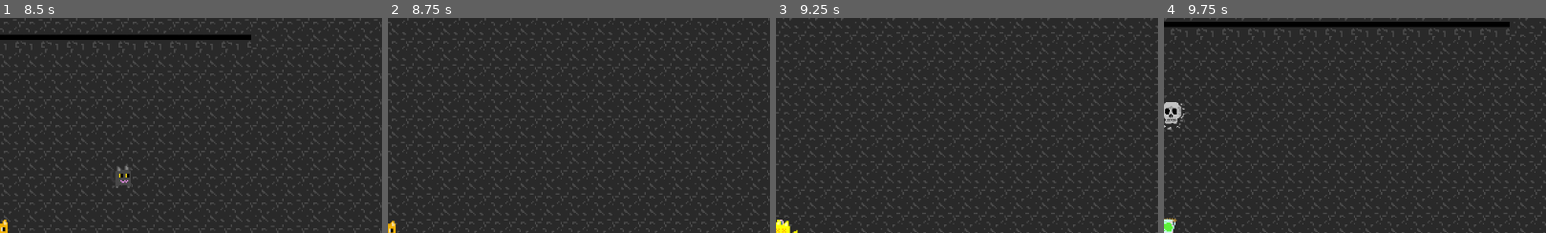
Above: before the commit, frames 1-4 (left to right).
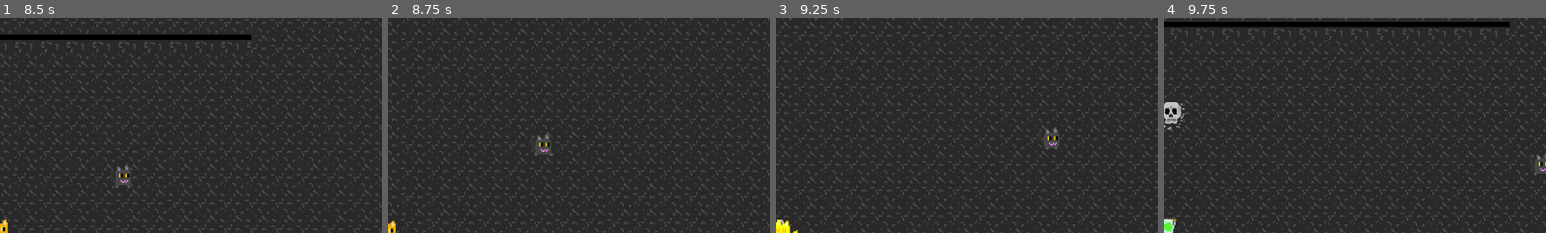
Above: after the commit, the same moments.

Repository: InvertedCarrot/PIXEL-JAM-2025
Game: Godot game, scene res://scenes/levels/dungeons/dungeon0.tscn
Two runs of this game, one before a commit and one after it. Both use one fixed random seed, a clock stepped at 60 frames per second and the inputs below. This scene is started directly instead of the project's main scene.
Inputs (mouse positions are % of the whole screen's width and height, from its top left):
- Up to frame 1 (8.5 s): tap Enter (ui_accept) at 0.5, 0.77, 1.52, 2.75, 3.02, 3.77, 4.25, 4.52, 5.75, 6.02, 6.77, 7.25, 7.52 s; move the mouse to (72, 45) at 0.52 s; hold Right (right) 0.53-1.28 s; tap Space (attack) every 2.25 s from 0.6 to 7.35 s; click (72, 45) at 0.67 s; move the mouse to (30, 55) at 1.27 s; hold Down (down) 1.28-2.03 s; tap V (harvest) every 2.25 s from 1.35 to 8.1 s; move the mouse to (60, 28) at 2.02 s; hold Right (right) 2.03-2.78 s; tap C (swap_souls) at 2.1, 4.35, 6.6 s; move the mouse to (45, 70) at 2.77 s; hold Up (up) 2.78-3.53 s; click (45, 70) at 2.92 s; move the mouse to (80, 65) at 3.52 s; hold Left (left) 3.53-5.03 s; move the mouse to (20, 35) at 4.27 s; move the mouse to (55, 50) at 5.02 s; hold Down (down) 5.03-5.78 s; click (55, 50) at 5.17 s; move the mouse to (35, 25) at 5.77 s; hold Right (right) 5.78-6.53 s; move the mouse to (72, 45) at 6.52 s; hold Up (up) 6.53-7.28 s; move the mouse to (30, 55) at 7.27 s; hold Right (right) 7.28-8.03 s; click (30, 55) at 7.42 s; move the mouse to (60, 28) at 8.02 s; hold Down (down) from 8.03 s (still down)
- Up to frame 2 (8.75 s): keep holding Down (down)
- Up to frame 3 (9.25 s): move the mouse to (45, 70) at 8.77 s; release Down (down) at 8.78 s; hold Left (left) from 8.78 s (still down); tap C (swap_souls) at 8.85 s; tap Enter (ui_accept) at 9.02 s
- Up to frame 4 (9.75 s): move the mouse to (80, 65) at 9.52 s; release Left (left) at 9.53 s; hold Up (up) from 9.53 s (still down); tap Space (attack) at 9.6 s; click (80, 65) at 9.67 s
The pictures show only the part of the screen within x 50-100%, y 0-50%; the shares and areas given below are measured in that part.

Frame 1 is identical in both runs. In frame 2, 0.3% of the frame differs, in the area x 38-43%, y 54-64%; in frame 3, 0.3%; in frame 4, 0.2%.

Commit message:
scene transition

Diff:
--- a/globals/globals.gd
+++ b/globals/globals.gd
@@ -170,16 +170,22 @@
 
 var dialogue_scene: String = ""
 
+var dialogue_index: int = 0
+
+var dialogues_in_order = ["intro"]
+
 const DIALOGUE_BOX_SCENE = preload("res://scenes/UI/dialogue/dialogue_box.tscn")
 
 var CUTSCENES_GDSCRIPT = load("res://scenes/UI/dialogue/dialogue_logs.gd")
 
+# Dialogue states
 enum{
 	NOT_STARTED,
 	IN_PROGRESS,
 	DONE
 }
 
+# This is to ensure specific actions happen during states of dialogues
 var dialogue_stages = {
 	"intro": NOT_STARTED
 }
--- a/scenes/UI/dialogue/dialogue.gd
+++ b/scenes/UI/dialogue/dialogue.gd
@@ -61,12 +61,14 @@
 	Globals.dialogue_active = false
 	Globals.dialogue_stages[Globals.dialogue_scene] = Globals.DONE
 	Globals.dialogue_scene = ""
+	Globals.dialogue_index += 1
 
 func __on_dialogue_canceled() -> void:
 	print("Dialogue Canceled!")
 	Globals.dialogue_active = false
 	Globals.dialogue_stages[Globals.dialogue_scene] = Globals.DONE
 	Globals.dialogue_scene = ""
+	Globals.dialogue_index += 1
 
 func __on_animation_started(p_animation_name : StringName) -> void:
 	print("Animation started:", p_animation_name)
--- a/scenes/entities/cat/cat.tscn
+++ b/scenes/entities/cat/cat.tscn
@@ -10,6 +10,12 @@
 size = Vector2(34, 27)
 
 [sub_resource type="RectangleShape2D" id="RectangleShape2D_cx7kx"]
+size = Vector2(38, 44)
+
+[sub_resource type="RectangleShape2D" id="RectangleShape2D_5t8io"]
+size = Vector2(38, 44)
+
+[sub_resource type="RectangleShape2D" id="RectangleShape2D_gp4i8"]
 size = Vector2(38, 44)
 
 [sub_resource type="Animation" id="Animation_55i5c"]
@@ -260,18 +266,26 @@
 position = Vector2(0, -1)
 shape = SubResource("RectangleShape2D_cx7kx")
 
-[node name="AnimationPlayer" parent="." index="3"]
+[node name="CollisionShape2D" parent="TransitionArea" index="0"]
+position = Vector2(0, -1)
+shape = SubResource("RectangleShape2D_5t8io")
+
+[node name="CollisionShape2D" parent="CutsceneArea" index="0"]
+position = Vector2(0, -1)
+shape = SubResource("RectangleShape2D_gp4i8")
+
+[node name="AnimationPlayer" parent="." index="5"]
 libraries = {
 "": SubResource("AnimationLibrary_vxowr")
 }
 
-[node name="AnimationTree" parent="." index="4"]
+[node name="AnimationTree" parent="." index="6"]
 tree_root = ExtResource("4_3a0qp")
 parameters/Dead/blend_position = Vector2(0, 0)
 parameters/Idle/blend_position = Vector2(-0.009462, -0.799472)
 parameters/Run/blend_position = Vector2(0, 0)
 
-[node name="EntityAnimation" parent="." index="5"]
+[node name="EntityAnimation" parent="." index="7"]
 script = ExtResource("4_isrl0")
 
 [node name="Zone0" parent="DetectZones" index="0"]
--- a/scenes/entities/entity.gd
+++ b/scenes/entities/entity.gd
@@ -395,3 +395,14 @@
 		direction = -dir_to_player # flip direction
 		flee_timer.start()
 	raw_velocity = direction * speed * speed_scale
+
+
+func _on_transition_area_area_entered(area: Area2D) -> void:
+	if (is_player):
+		Globals.current_dungeon+=1
+		Transition.change_scene("res://scenes/levels/dungeons/dungeon" + str(Globals.current_dungeon) +".tscn")
+
+
+func _on_cutscene_area_area_entered(area: Area2D) -> void:
+	if (is_player):
+		print("Cutscene start")
--- a/scenes/entities/entity.tscn
+++ b/scenes/entities/entity.tscn
@@ -40,6 +40,10 @@
 [node name="TransitionArea" type="Area2D" parent="."]
 
 [node name="CollisionShape2D" type="CollisionShape2D" parent="TransitionArea"]
+
+[node name="CutsceneArea" type="Area2D" parent="."]
+
+[node name="CollisionShape2D" type="CollisionShape2D" parent="CutsceneArea"]
 
 [node name="AnimationPlayer" type="AnimationPlayer" parent="."]
 
@@ -118,5 +122,7 @@
 
 [connection signal="area_entered" from="Hurtbox" to="." method="_on_hurtbox_area_entered"]
 [connection signal="area_exited" from="Hurtbox" to="." method="_on_hurtbox_area_exited"]
+[connection signal="area_entered" from="TransitionArea" to="." method="_on_transition_area_area_entered"]
+[connection signal="area_entered" from="CutsceneArea" to="." method="_on_cutscene_area_area_entered"]
 [connection signal="area_entered" from="DeadEntitiesRange" to="." method="_on_dead_entities_range_area_entered"]
 [connection signal="area_exited" from="DeadEntitiesRange" to="." method="_on_dead_entities_range_area_exited"]
--- a/scenes/entities/npc_cat/npc_cat.gd
+++ b/scenes/entities/npc_cat/npc_cat.gd
@@ -12,7 +12,7 @@
 	if Globals.check_dialogue_state("intro", 0, Globals.DONE):
 		direction = Vector2(1,0)
 		raw_velocity = direction * speed * 1.5
-		if (position.x >= 600):
+		if (position.x >= 1200):
 			queue_free()
 
 
--- a/scenes/levels/abstract_dungeon.tscn
+++ b/scenes/levels/abstract_dungeon.tscn
@@ -69,13 +69,9 @@
 
 [node name="Decorations" type="Node2D" parent="."]
 
-[node name="TransitionArea" type="Area2D" parent="."]
+[node name="TransitionAreas" type="Node2D" parent="."]
 
-[node name="CollisionShape2D" type="CollisionShape2D" parent="TransitionArea"]
-
-[node name="CutsceneArea" type="Area2D" parent="."]
-
-[node name="CollisionShape2D" type="CollisionShape2D" parent="CutsceneArea"]
+[node name="CutsceneAreas" type="Node2D" parent="."]
 
 [connection signal="child_entered_tree" from="Player" to="UI" method="_on_player_child_entered_tree"]
 [connection signal="child_entered_tree" from="Enemies" to="UI" method="_on_enemies_child_entered_tree"]
--- /dev/null
+++ b/scenes/levels/areas/cutscene_area.tscn
@@ -0,0 +1,4 @@
+[gd_scene format=3 uid="uid://bvbowx3i22ei2"]
+
+[node name="CutsceneArea" type="Area2D"]
+collision_layer = 128
--- /dev/null
+++ b/scenes/levels/areas/transition_area.tscn
@@ -0,0 +1,4 @@
+[gd_scene format=3 uid="uid://t04n6ng22pl4"]
+
+[node name="TransitionArea" type="Area2D"]
+collision_layer = 64
--- a/scenes/levels/dungeons/dungeon0.tscn
+++ b/scenes/levels/dungeons/dungeon0.tscn
@@ -1,11 +1,12 @@
-[gd_scene load_steps=5 format=3 uid="uid://bd1cbg6g1gbro"]
+[gd_scene load_steps=6 format=3 uid="uid://bd1cbg6g1gbro"]
 
 [ext_resource type="PackedScene" uid="uid://c5djsy4nr40ou" path="res://scenes/levels/abstract_dungeon.tscn" id="1_d6ixh"]
 [ext_resource type="PackedScene" uid="uid://b3vlnynryyloy" path="res://scenes/levels/rooms/room0.tscn" id="2_jvcp0"]
 [ext_resource type="Texture2D" uid="uid://dcw0m0wqthfkv" path="res://assets/skull.png" id="3_m7k3x"]
+[ext_resource type="PackedScene" uid="uid://t04n6ng22pl4" path="res://scenes/levels/areas/transition_area.tscn" id="4_o8ab2"]
 
-[sub_resource type="RectangleShape2D" id="RectangleShape2D_wrhk3"]
-size = Vector2(142.5, 706.5)
+[sub_resource type="RectangleShape2D" id="RectangleShape2D_251lp"]
+size = Vector2(97, 710)
 
 [node name="Dungeon0" instance=ExtResource("1_d6ixh")]
 spawn_npc = true
@@ -18,11 +19,8 @@
 scale = Vector2(0.6, 0.6)
 texture = ExtResource("3_m7k3x")
 
-[node name="TransitionArea" parent="." index="8"]
-collision_mask = 3
+[node name="TransitionArea" parent="TransitionAreas" index="0" instance=ExtResource("4_o8ab2")]
 
-[node name="CollisionShape2D" parent="TransitionArea" index="0"]
-position = Vector2(972.75, 29.75)
-shape = SubResource("RectangleShape2D_wrhk3")
-
-[connection signal="body_entered" from="TransitionArea" to="." method="_on_transition_area_body_entered"]
+[node name="CollisionShape2D" type="CollisionShape2D" parent="TransitionAreas/TransitionArea" index="0"]
+position = Vector2(941.5, 30)
+shape = SubResource("RectangleShape2D_251lp")
--- a/scenes/levels/set_dungeon.gd
+++ b/scenes/levels/set_dungeon.gd
@@ -194,9 +194,3 @@
 	if target.health > 0:
 		added_entity.health = target.health
 		Globals.player_health = target.health
-
-
-func _on_transition_area_body_entered(body: Node2D) -> void:
-	print("Happened")
-	Globals.current_dungeon+=1
-	Transition.change_scene("res://scenes/levels/dungeons/dungeon" + str(Globals.current_dungeon) +".tscn")
Not shown: 1 places in scenes/UI.tscn that only renumber resources
Not shown: 2 places in scenes/entities/cat/cat.tscn that only renumber resources
